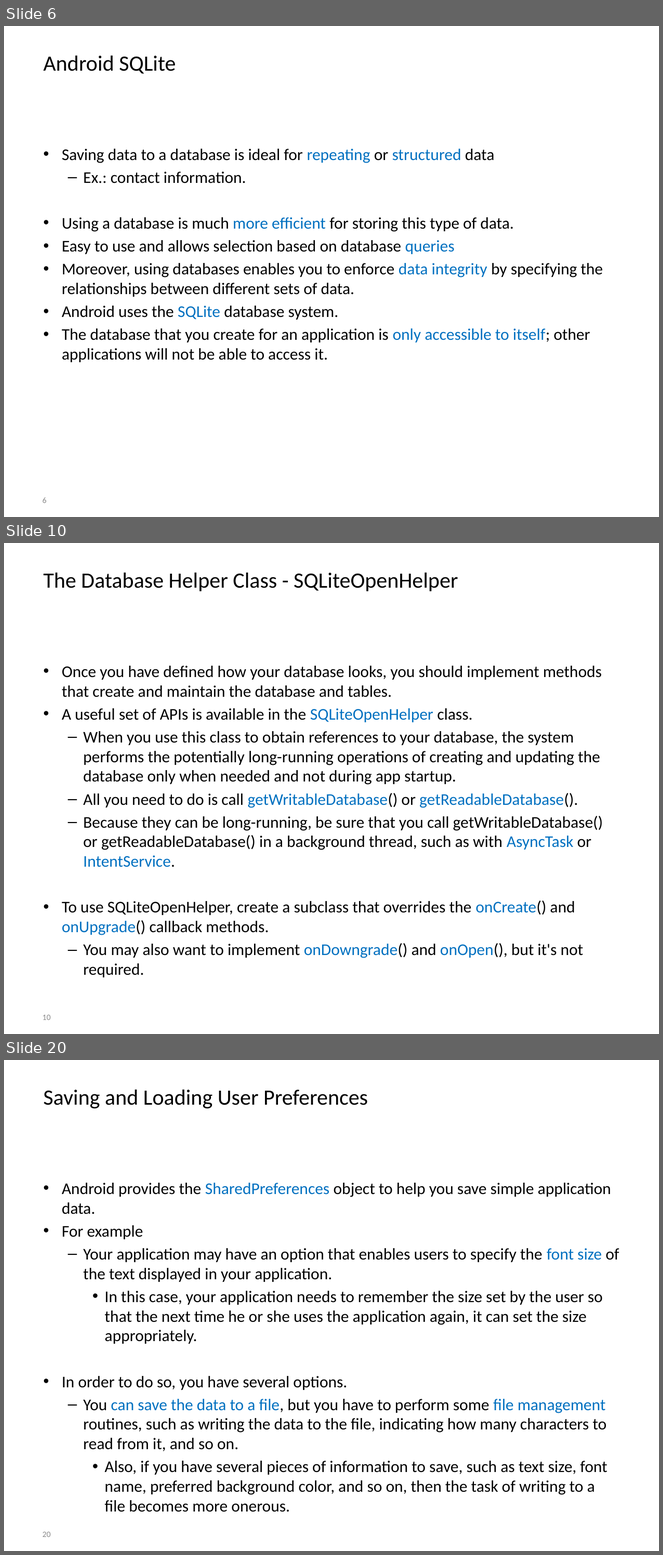
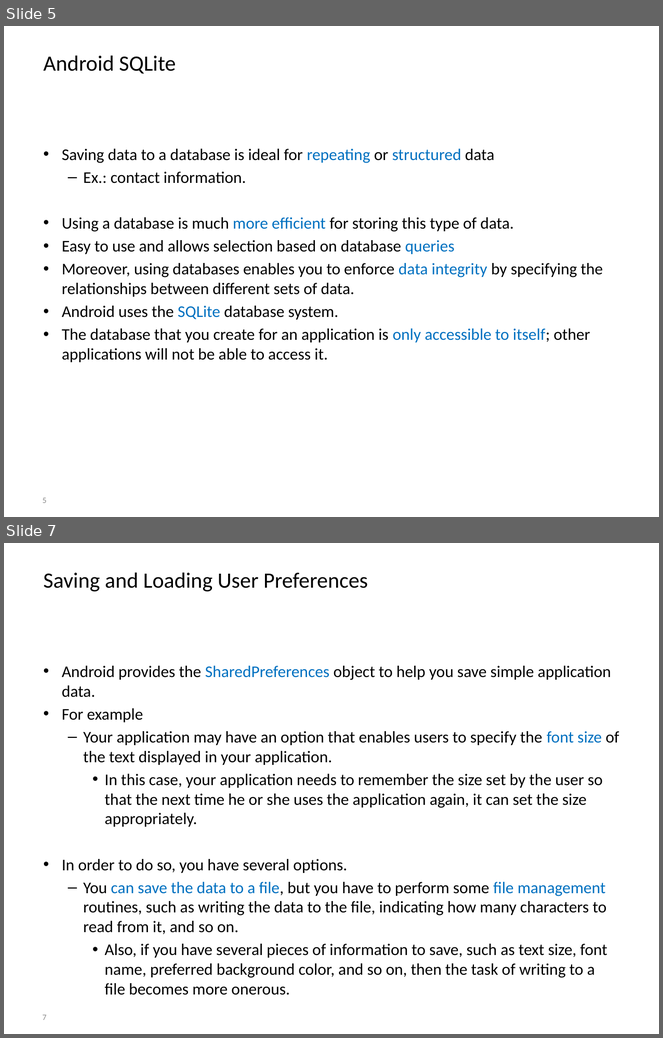
Before and after one commit to BioBoost/android_development_course, a slide deck: slides/chapter6_data_persistence.pptx. Shown one above the other, each under a label of ours: slides 6, 10 and 20 before the commit, slides 5 and 7 after it; the slides between them are not shown. The pictures are 663x1555 and 663x1038 pixels, drawn with LibreOffice and Linux fonts; fonts in the diff are those of the drawing; background and template pictures are left out. Boxes give left, top, right and bottom in pixels: in the first picture for what was removed or moved away, otherwise in the second. Text is boxed around its words. In the diff, an @@ line names an element or a change of style, - is before the commit and + after.

```diff
--- a/slides/chapter6_data_persistence.pptx
+++ b/slides/chapter6_data_persistence.pptx
@@ slide 10 removed at [4,543,659,1034], background picture (left out) @@
@@ title removed at [44,572,458,591] @@
-The Database Helper Class - SQLiteOpenHelper
@@ text removed at [62,666,604,978] @@
-• Once you have defined how your database looks, you should implement methods that create and maintain the database and tables.
-• A useful set of APIs is available in the SQLiteOpenHelper class.
-  – When you use this class to obtain references to your database, the system performs the potentially long-running operations of creating and updating the database only when needed and not during app startup.
-  – All you need to do is call getWritableDatabase() or getReadableDatabase().
-  – Because they can be long-running, be sure that you call getWritableDatabase() or getReadableDatabase() in a background thread, such as with AsyncTask or IntentService.
-• To use SQLiteOpenHelper, create a subclass that overrides the onCreate() and onUpgrade() callback methods.
-  – You may also want to implement onDowngrade() and onOpen(), but it's not required.
@@ page number removed at [42,1015,51,1020] @@
-10
@@ what was slide 6 is now slide 5 @@
@@ page number at [42,498,47,503]: text changed @@
-6
+5
@@ what was slide 20 is now slide 7 @@
@@ page number at [42,1015,47,1020]: text changed @@
-20
+7
```
Also in this commit, not shown: 3 slides changed, 9 slides added, 19 other slides removed, 42 other files.
